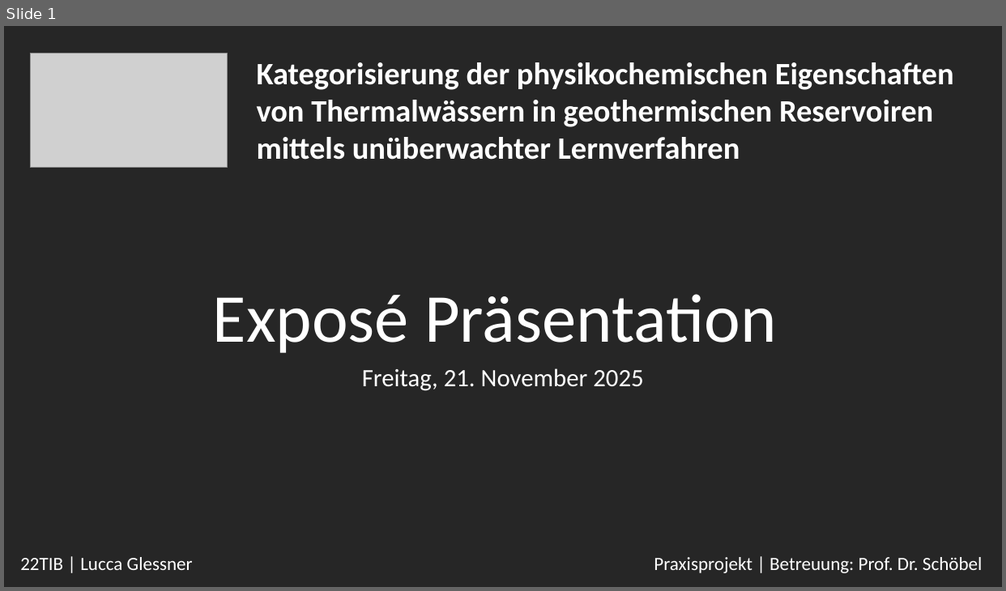
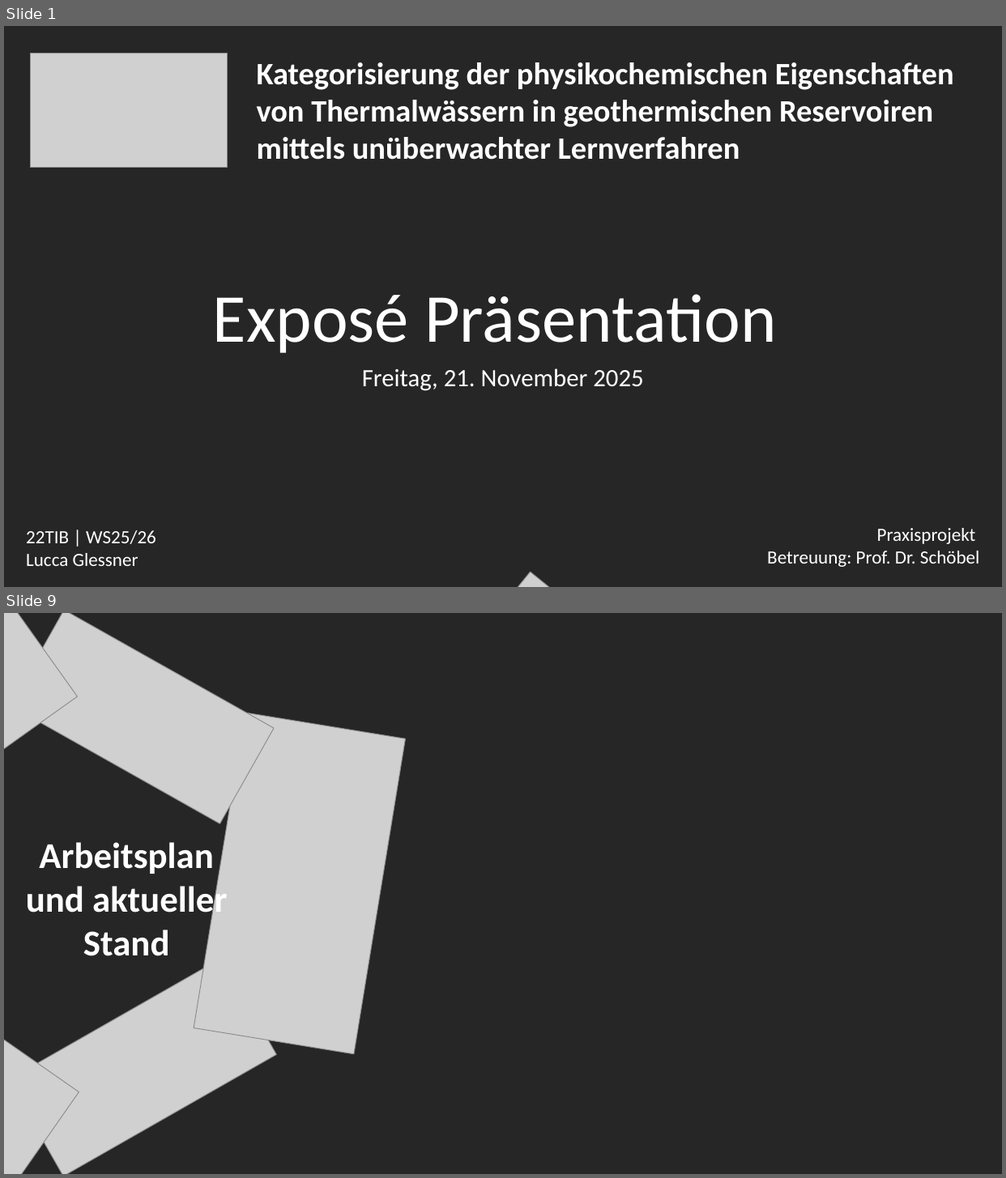
Before and after one commit to luccaglessner/Abschlussarbeit, a slide deck: Abschlussarbeit Bearbeitung/Exposé Praxisprojekt/Präsentation_Exposé_Praxisprojekt.pptx. Shown one above the other, each under a label of ours: slide 1 before the commit, slides 1 and 9 after it; the slides between them are not shown. The pictures are 1006x591 and 1006x1178 pixels, drawn with LibreOffice and Linux fonts; fonts in the diff are those of the drawing; grey boxes stand for pictures; background and template pictures are left out. Boxes give left, top, right and bottom in pixels: in the first picture for what was removed or moved away, otherwise in the second. Text is boxed around its words. In the diff, an @@ line names an element or a change of style, - is before the commit and + after.

```diff
--- a/Abschlussarbeit Bearbeitung/Exposé Praxisprojekt/Präsentation_Exposé_Praxisprojekt.pptx
+++ b/Abschlussarbeit Bearbeitung/Exposé Praxisprojekt/Präsentation_Exposé_Praxisprojekt.pptx
@@ slide 9 added at (4, 613, 1002, 1174), background #262626 @@
@@ picture added at (4, 613, 78, 838) @@
@@ picture added at (10, 613, 275, 824) @@
@@ picture added at (194, 713, 405, 1054) @@
@@ text added at (26, 842, 227, 956), 35 pt, text #FFFFFF, bold @@
+Arbeitsplan
+und aktueller
+Stand
@@ picture added at (4, 951, 79, 1174) @@
@@ picture added at (8, 959, 277, 1174) @@
@@ slide 1 changed as well @@
@@ text at (26, 531, 156, 566): text changed @@
-22TIB | Lucca Glessner
+22TIB | WS25/26
+Lucca Glessner
@@ text at (767, 528, 980, 567): text changed @@
-Praxisprojekt | Betreuung: Prof. Dr. Schöbel
+Praxisprojekt
+Betreuung: Prof. Dr. Schöbel
@@ picture added at (453, 572, 718, 587) @@
```
Also in this commit, not shown: 7 other slides added, 1 slide removed, 2 other files.
